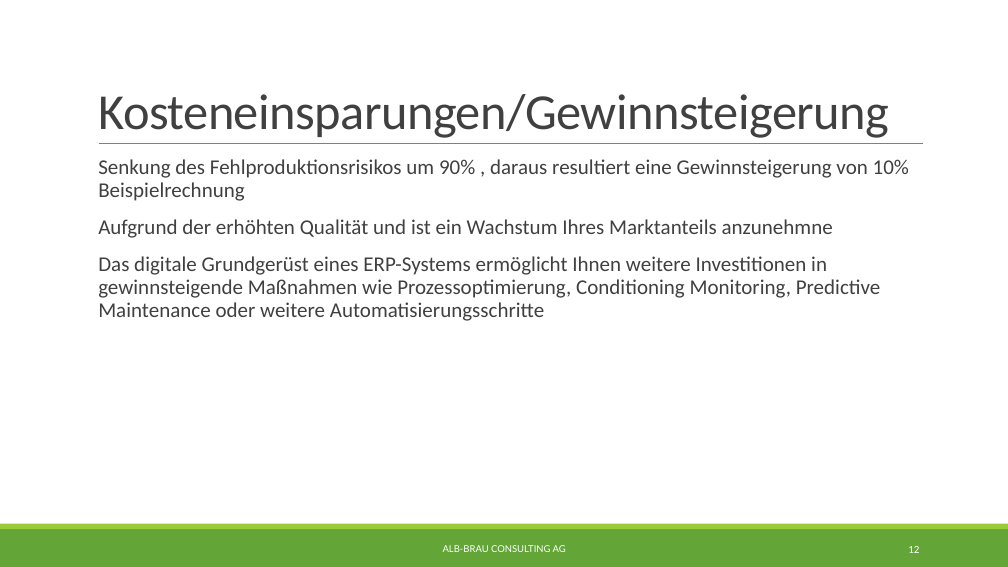
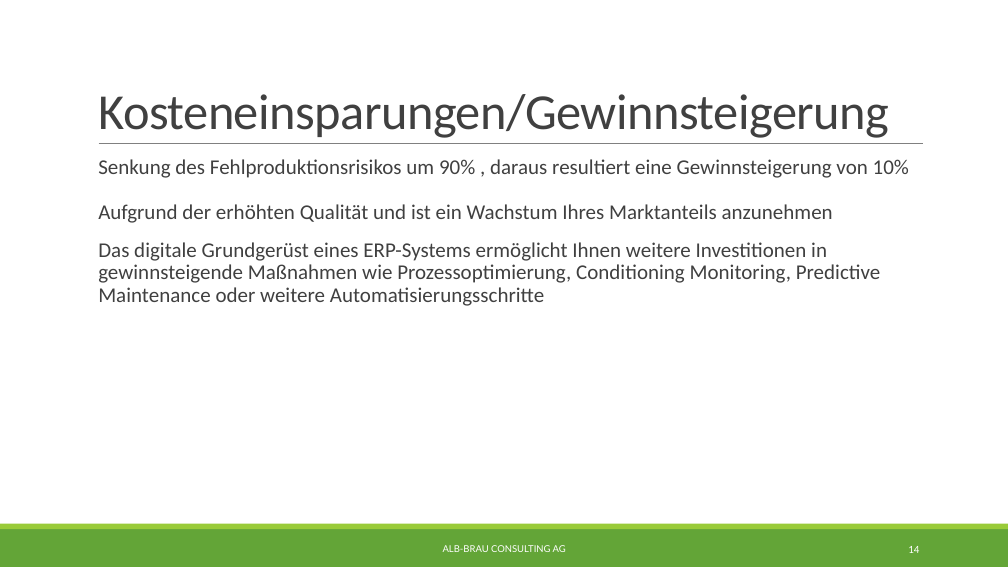
Before and after one commit to albae3333/DigitaleFabrik, a slide deck: slide 14 of Präsentation/Präsentation.pptx (slide 12 before the commit). Drawn at 1008x567 pixels with LibreOffice and Linux fonts; fonts in the diff are those of the drawing. Boxes give left, top, right and bottom in pixels: in the first picture for what was removed or moved away, otherwise in the second. Text is boxed around its words. In the diff, an @@ line names an element or a change of style, - is before the commit and + after.

```diff
--- a/Präsentation/Präsentation.pptx
+++ b/Präsentation/Präsentation.pptx
@@ text at bbox=[98, 159, 909, 223]: text changed @@
-  Senkung des Fehlproduktionsrisikos um 90% , daraus resultiert eine Gewinnsteigerung von 10%
-  Beispielrechnung
-  Aufgrund der erhöhten Qualität und ist ein Wachstum Ihres Marktanteils anzunehmne
+  Senkung des Fehlproduktionsrisikos um 90% , daraus resultiert eine Gewinnsteigerung von 10%
+  Aufgrund der erhöhten Qualität und ist ein Wachstum Ihres Marktanteils anzunehmen
@@ page number at bbox=[908, 546, 919, 553]: text changed @@
-12
+14
```
Also in this commit, not shown: 7 other slides changed, 2 slides added, 1 other file.
